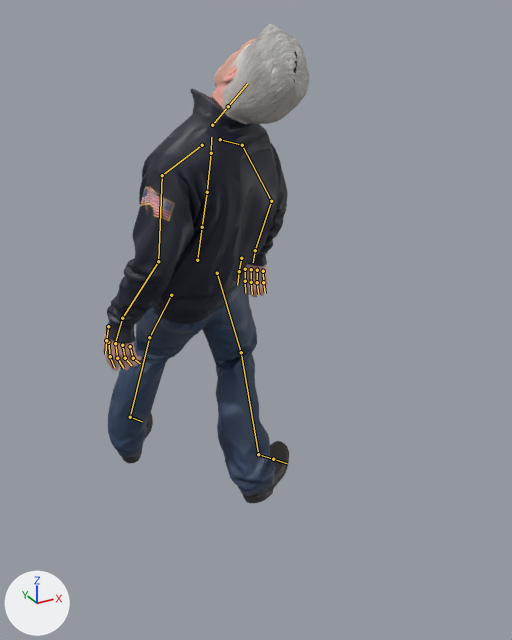
The glTF model Projects/StrongestInHistoryVsToday/res/Models/Characters/Boss/sih_boss.gltf as it was, and as the next commit left it.
Both versions are drawn from a 50 mm lens placed at (-0.9, -2.05, 1.61), pointed at (0.22, -0.01, 0.59). The lights are fixed; the arrows at lower left show +X, +Y and +Z. The first picture is the older version. Both versions are drawn at frame 33 of the action 'Knocked_Down'; the numbers are the values there. The bones that change, and the others that lie on the model, are drawn over the model as lines.

In view in the first picture: 'sih_boss', 'sih_boss_head'.
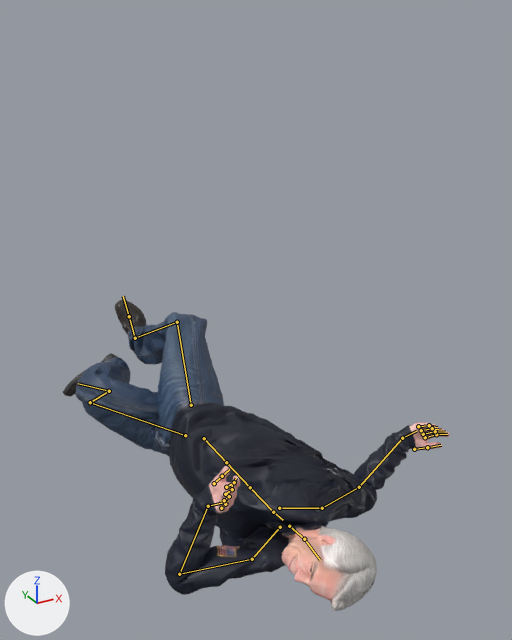
Scene script edits in JSON lines:
```json
{"block": "bone_hips", "where": "bone_hips = bpy.data.objects['Armature'].pose.bones['Hips']"}
{"op": "set", "path": "bone_hips.location", "old": "(0.0, -0.16, -0.006)", "new": "(0.0, -0.854, -0.032)"}
{"op": "set", "path": "bone_hips.rotation_quaternion", "old": "(-0.976, 0.129, -0.177, 0.011)", "new": "(0.278, -0.624, 0.482, -0.548)", "note": "degrees (-16, 20, -4) -> degrees (-106, -25, -94)"}
{"block": "bone_spine", "where": "bone_spine = bpy.data.objects['Armature'].pose.bones['Spine']  # child of 'Spine02'"}
{"op": "set", "path": "bone_spine.rotation_quaternion", "old": "(0.999, 0.006, 0.026, -0.016)", "new": "(0.994, 0.042, -0.012, 0.104)", "note": "degrees (1, 3, -2) -> degrees (5, -2, 12)"}
{"block": "bone_chest", "where": "bone_chest = bpy.data.objects['Armature'].pose.bones['Chest']  # child of 'Spine'"}
{"op": "set", "path": "bone_chest.rotation_quaternion", "old": "(0.999, 0.03, 0.017, 0.004)", "new": "(0.993, 0.023, -0.044, 0.105)", "note": "degrees (3, 2, 0) -> degrees (2, -5, 12)"}
{"block": "bone_neck", "where": "bone_neck = bpy.data.objects['Armature'].pose.bones['Neck']  # child of 'Chest'"}
{"op": "set", "path": "bone_neck.rotation_quaternion", "old": "(0.948, -0.269, -0.124, 0.116)", "new": "(1.0, 0.0, 0.0, 0.0)", "note": "degrees (-33, -10, 17) -> degrees (0, 0, 0)"}
{"block": "bone_head", "where": "bone_head = bpy.data.objects['Armature'].pose.bones['Head']  # child of 'Neck'"}
{"op": "set", "path": "bone_head.rotation_quaternion", "old": "(0.991, -0.098, -0.08, 0.04)", "new": "(1.0, 0.0, 0.0, 0.0)", "note": "degrees (-12, -9, 6) -> degrees (0, 0, 0)"}
{"block": "bone_shoulder_l", "where": "bone_shoulder_l = bpy.data.objects['Armature'].pose.bones['Shoulder_L']  # child of 'Chest'"}
{"op": "set", "path": "bone_shoulder_l.rotation_quaternion", "old": "(0.985, -0.154, 0.0, -0.08)", "new": "(0.56, 0.593, 0.437, -0.38)", "note": "degrees (-18, -1, -9) -> degrees (104, 70, 16)"}
{"block": "bone_upperarm_l", "where": "bone_upperarm_l = bpy.data.objects['Armature'].pose.bones['UpperArm_L']  # child of 'Shoulder_L'"}
{"op": "set", "path": "bone_upperarm_l.rotation_quaternion", "old": "(0.975, -0.042, -0.151, 0.157)", "new": "(0.699, 0.439, 0.309, 0.472)", "note": "degrees (-8, -16, 19) -> degrees (65, 1, 69)"}
{"block": "bone_lowerarm_l", "where": "bone_lowerarm_l = bpy.data.objects['Armature'].pose.bones['LowerArm_L']  # child of 'UpperArm_L'"}
{"op": "set", "path": "bone_lowerarm_l.rotation_quaternion", "old": "(0.97, 0.011, -0.055, -0.235)", "new": "(0.549, -0.257, 0.179, 0.775)", "note": "degrees (3, -6, -27) -> degrees (0, 36, 109)"}
{"block": "bone_hand_l", "where": "bone_hand_l = bpy.data.objects['Armature'].pose.bones['Hand_L']  # child of 'LowerArm_L'"}
{"op": "set", "path": "bone_hand_l.rotation_quaternion", "old": "(0.944, -0.008, -0.046, 0.326)", "new": "(0.904, -0.097, 0.042, 0.414)", "note": "degrees (-3, -5, 38) -> degrees (-8, 9, 49)"}
{"block": "bone_shoulder_r", "where": "bone_shoulder_r = bpy.data.objects['Armature'].pose.bones['Shoulder_R']  # child of 'Chest'"}
{"op": "set", "path": "bone_shoulder_r.rotation_quaternion", "old": "(0.957, -0.206, -0.027, 0.204)", "new": "(0.595, 0.538, 0.373, -0.466)", "note": "degrees (-24, 2, 24) -> degrees (64, 71, -28)"}
{"block": "bone_upperarm_r", "where": "bone_upperarm_r = bpy.data.objects['Armature'].pose.bones['UpperArm_R']  # child of 'Shoulder_R'"}
{"op": "set", "path": "bone_upperarm_r.rotation_quaternion", "old": "(0.959, -0.151, -0.074, -0.225)", "new": "(0.605, 0.245, 0.592, -0.473)", "note": "degrees (-15, -12, -25) -> degrees (-56, 71, -118)"}
{"block": "bone_lowerarm_r", "where": "bone_lowerarm_r = bpy.data.objects['Armature'].pose.bones['LowerArm_R']  # child of 'UpperArm_R'"}
{"op": "set", "path": "bone_lowerarm_r.rotation_quaternion", "old": "(0.989, 0.049, -0.075, 0.115)", "new": "(0.758, -0.56, 0.075, 0.326)", "note": "degrees (5, -9, 13) -> degrees (-66, 29, 28)"}
{"block": "bone_hand_r", "where": "bone_hand_r = bpy.data.objects['Armature'].pose.bones['Hand_R']  # child of 'LowerArm_R'"}
{"op": "set", "path": "bone_hand_r.rotation_quaternion", "old": "(0.997, -0.063, 0.053, 0.011)", "new": "(0.975, 0.005, 0.122, 0.185)", "note": "degrees (-7, 6, 1) -> degrees (3, 14, 22)"}
{"block": "bone_thigh_l", "where": "bone_thigh_l = bpy.data.objects['Armature'].pose.bones['Thigh_L']  # child of 'Hips'"}
{"op": "set", "path": "bone_thigh_l.rotation_quaternion", "old": "(0.947, -0.253, 0.172, 0.101)", "new": "(0.895, -0.269, -0.288, 0.209)", "note": "degrees (-29, 22, 6) -> degrees (-41, -24, 35)"}
{"block": "bone_shin_l", "where": "bone_shin_l = bpy.data.objects['Armature'].pose.bones['Shin_L']  # child of 'Thigh_L'"}
{"op": "set", "path": "bone_shin_l.rotation_quaternion", "old": "(0.909, 0.27, 0.317, -0.004)", "new": "(0.647, 0.092, -0.061, -0.754)", "note": "degrees (37, 35, 12) -> degrees (12, 3, -98)"}
{"block": "bone_foot_l", "where": "bone_foot_l = bpy.data.objects['Armature'].pose.bones['Foot_L']  # child of 'Shin_L'"}
{"op": "set", "path": "bone_foot_l.rotation_quaternion", "old": "(0.97, -0.153, -0.108, 0.153)", "new": "(0.698, 0.003, -0.223, 0.681)", "note": "degrees (-20, -9, 20) -> degrees (-18, -18, 92)"}
{"block": "bone_thigh_r", "where": "bone_thigh_r = bpy.data.objects['Armature'].pose.bones['Thigh_R']  # child of 'Hips'"}
{"op": "set", "path": "bone_thigh_r.rotation_quaternion", "old": "(0.951, 0.139, 0.261, 0.088)", "new": "(-0.945, -0.285, -0.158, 0.02)", "note": "degrees (21, 28, 16) -> degrees (34, 18, 3)"}
{"block": "bone_shin_r", "where": "bone_shin_r = bpy.data.objects['Armature'].pose.bones['Shin_R']  # child of 'Thigh_R'"}
{"op": "set", "path": "bone_shin_r.rotation_quaternion", "old": "(0.872, 0.437, 0.217, -0.032)", "new": "(0.851, -0.098, -0.019, -0.515)", "note": "degrees (55, 24, 8) -> degrees (-9, -8, -62)"}
{"block": "bone_foot_r", "where": "bone_foot_r = bpy.data.objects['Armature'].pose.bones['Foot_R']  # child of 'Shin_R'"}
{"op": "set", "path": "bone_foot_r.rotation_quaternion", "old": "(0.885, -0.45, 0.105, 0.057)", "new": "(0.891, 0.292, -0.036, 0.347)", "note": "degrees (-54, 14, 0) -> degrees (31, -15, 38)"}
```

Boxes [x1, y1, x2, y2] around the edits, measured in the pictures (512 x 640 px):
```json
{"object": "sih_boss", "change": "posed", "before": [103, 89, 289, 503], "after": [63, 300, 450, 595], "on screen": "107% wider, 29% shorter"}
{"object": "sih_boss_head", "change": "posed", "before": [194, 24, 309, 127], "after": [282, 522, 377, 611], "on screen": "17% narrower, 13% shorter"}
{"bone": "Hips", "before": "(197, 260) to (202, 227)", "after": "(204, 438) to (226, 462)"}
{"bone": "Spine", "before": "(207, 192) to (211, 153)", "after": "(250, 487) to (273, 512)"}
{"bone": "Chest", "before": "(211, 153) to (211, 137)", "after": "(273, 512) to (283, 520)"}
{"bone": "Neck", "before": "(212, 125) to (228, 106)", "after": "(289, 526) to (304, 539)"}
{"bone": "Head", "before": "(228, 106) to (247, 83)", "after": "(304, 539) to (320, 560)"}
{"bone": "Shoulder_L", "before": "(202, 145) to (162, 175)", "after": "(280, 527) to (252, 559)"}
{"bone": "UpperArm_L", "before": "(162, 175) to (158, 261)", "after": "(252, 559) to (179, 574)"}
{"bone": "LowerArm_L", "before": "(158, 261) to (122, 318)", "after": "(179, 574) to (208, 506)"}
{"bone": "Hand_L", "before": "(122, 318) to (115, 342)", "after": "(208, 506) to (228, 501)"}
{"bone": "Shoulder_R", "before": "(220, 139) to (242, 145)", "after": "(279, 508) to (322, 508)"}
{"bone": "UpperArm_R", "before": "(242, 145) to (271, 201)", "after": "(322, 508) to (359, 487)"}
{"bone": "LowerArm_R", "before": "(271, 201) to (255, 250)", "after": "(359, 487) to (402, 438)"}
{"bone": "Hand_R", "before": "(255, 250) to (253, 262)", "after": "(402, 438) to (416, 431)"}
{"bone": "Thigh_L", "before": "(171, 295) to (149, 337)", "after": "(185, 435) to (90, 402)"}
{"bone": "Shin_L", "before": "(149, 337) to (130, 417)", "after": "(90, 402) to (109, 391)"}
{"bone": "Foot_L", "before": "(130, 417) to (142, 421)", "after": "(109, 391) to (78, 383)"}
{"bone": "Thigh_R", "before": "(217, 273) to (241, 352)", "after": "(191, 405) to (177, 322)"}
{"bone": "Shin_R", "before": "(241, 352) to (258, 454)", "after": "(177, 322) to (135, 338)"}
{"bone": "Foot_R", "before": "(258, 454) to (273, 459)", "after": "(135, 338) to (129, 316)"}
```
